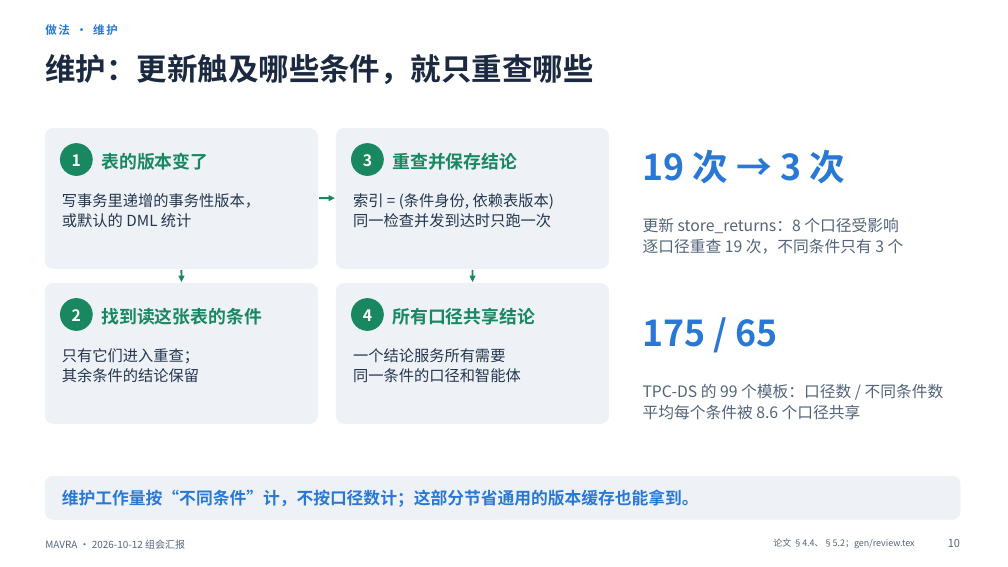
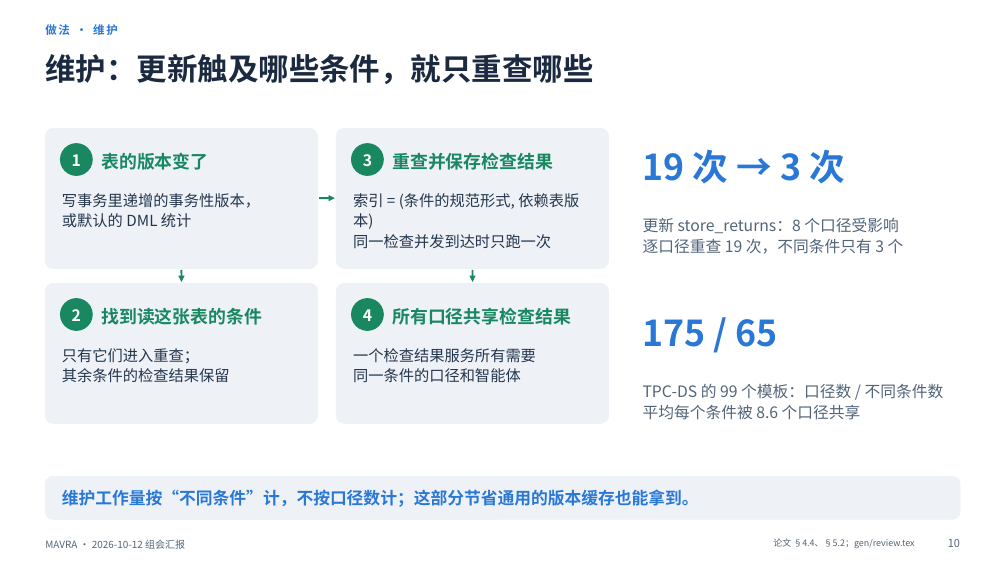
Before and after one commit to mmmttt000045/agent4db-adapter, a slide deck: slide 10 of docs/mavra-report-2026-10-12.pptx. Drawn at 1008x567 pixels with LibreOffice and Linux fonts; fonts in the diff are those of the drawing. Boxes give left, top, right and bottom in pixels: in the first picture for what was removed or moved away, otherwise in the second. Text is boxed around its words. In the diff, an @@ line names an element or a change of style, - is before the commit and + after.

```diff
--- a/docs/mavra-report-2026-10-12.pptx
+++ b/docs/mavra-report-2026-10-12.pptx
@@ text at (x1=392, y1=153, x2=553, y2=170): text changed @@
-重查并保存结论
+重查并保存检查结果
@@ text at (x1=353, y1=193, x2=579, y2=229): text changed @@
-索引 = (条件身份, 依赖表版本)
+索引 = (条件的规范形式, 依赖表版本)
@@ text at (x1=392, y1=308, x2=571, y2=325): text changed @@
-所有口径共享结论
+所有口径共享检查结果
@@ text at (x1=353, y1=348, x2=536, y2=363): text changed @@
-一个结论服务所有需要
+一个检查结果服务所有需要
@@ text at (x1=62, y1=368, x2=230, y2=383): text changed @@
-其余条件的结论保留
+其余条件的检查结果保留
```
Also in this commit, not shown: 22 other slides changed, 2 other files.
